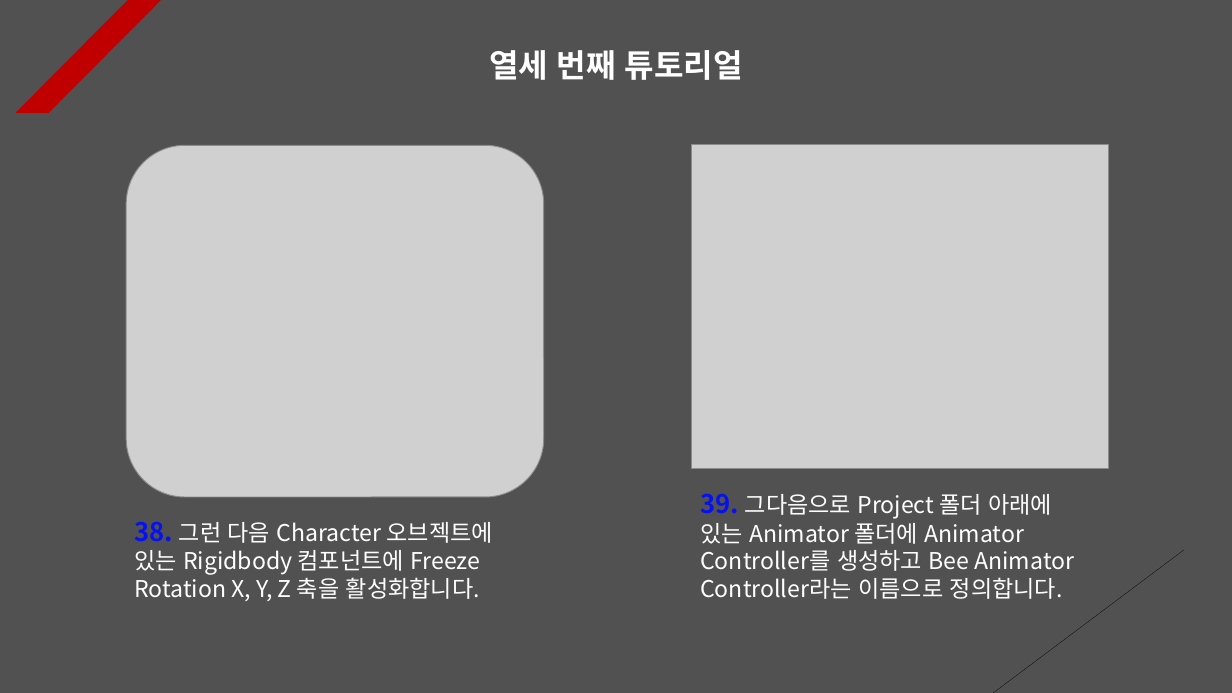
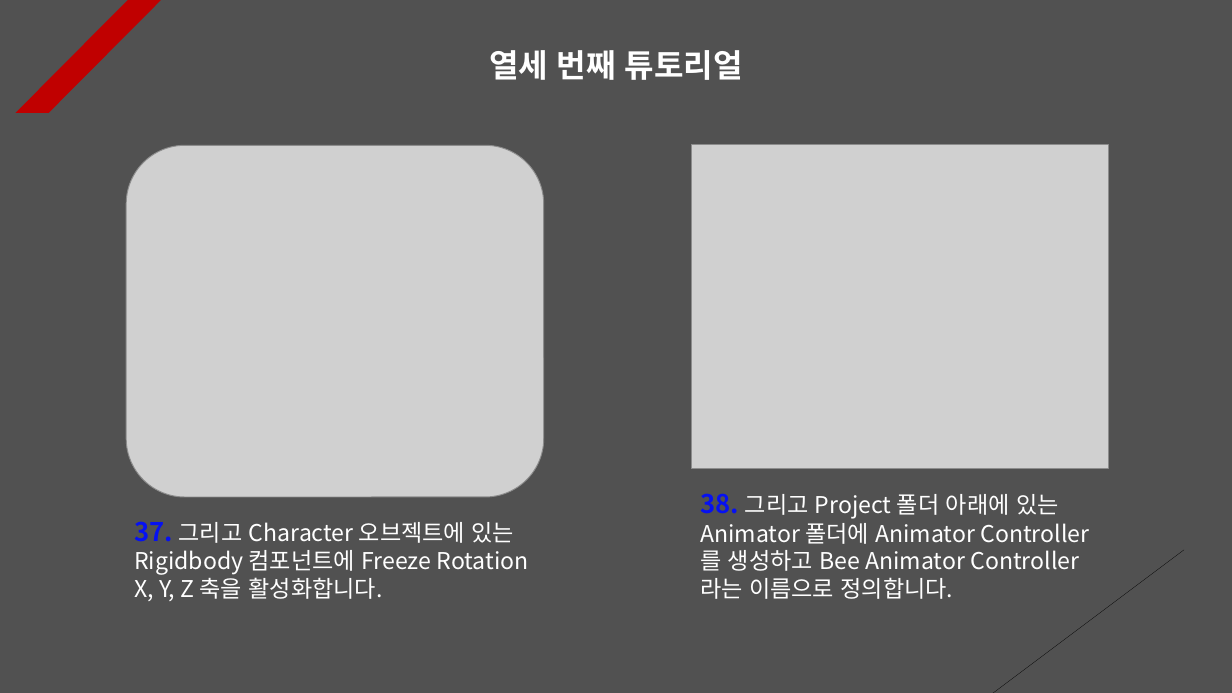
Before and after one commit to Unity2033/3D-UnityEngine, a slide deck: slide 13 of Assets/Class/Photon Server/PPT Data/Photon Game.pptx. Drawn at 1232x693 pixels with LibreOffice and Linux fonts; fonts in the diff are those of the drawing; grey boxes stand for pictures. Boxes give left, top, right and bottom in pixels: in the first picture for what was removed or moved away, otherwise in the second. Text is boxed around its words. In the diff, an @@ line names an element or a change of style, - is before the commit and + after.

```diff
--- a/Assets/Class/Photon Server/PPT Data/Photon Game.pptx
+++ b/Assets/Class/Photon Server/PPT Data/Photon Game.pptx
@@ text at (x1=700, y1=493, x2=1059, y2=599): text changed @@
-39. 그다음으로 Project 폴더 아래에 있는 Animator 폴더에 Animator Controller를 생성하고 Bee Animator Controller라는 이름으로 정의합니다.
+38. 그리고 Project 폴더 아래에 있는 Animator 폴더에 Animator Controller를 생성하고 Bee Animator Controller라는 이름으로 정의합니다.
@@ text at (x1=134, y1=521, x2=529, y2=601): text changed @@
-38. 그런 다음 Character 오브젝트에 있는 Rigidbody 컴포넌트에 Freeze Rotation X, Y, Z 축을 활성화합니다.
+37. 그리고 Character 오브젝트에 있는 Rigidbody 컴포넌트에 Freeze Rotation X, Y, Z 축을 활성화합니다.
```
Also in this commit, not shown: 5 other slides changed, 2 slides added, 48 other files.
